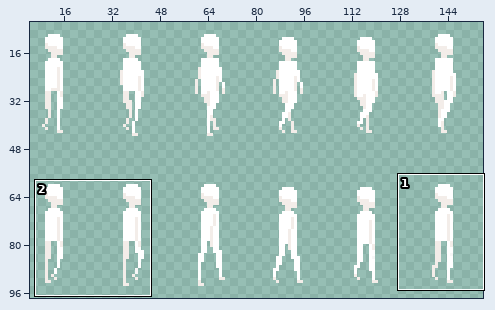
Sprite sheet -- Assets/Resources/Player/WalkAnimation/BackAngledWalk.png. The first picture is a wide view before the edit; the outline marks the close-up.
Close-up. Before:
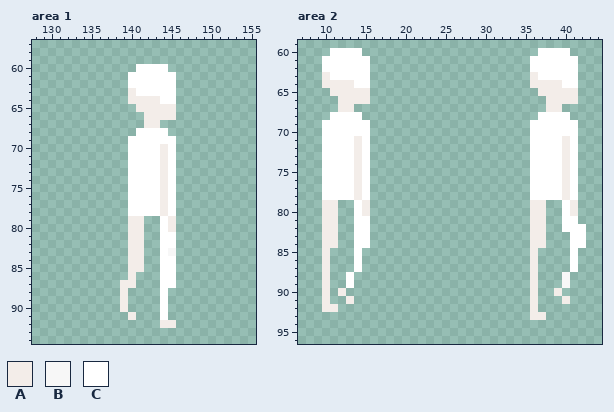
The file is 156x100 pixels. Pixels under 10% opacity are left out. Colours within 5 levels of each other are drawn and written as one. Shown: area 1: x 128..155, y 57..94; area 2: x 7..44, y 59..96. The wide view leaves out empty margins. The commit also changed other parts of the picture, which this record leaves out.
Palette (. is transparent): A #f3ede9  B #f7f7f7  C #ffffff
Pixels before, area 1, first column x 139:
60 ..CCCC.
61 .CCCCCC
62 .CCCCCC
63 .ACCCCC
64 .AAAACC
65 ..AAAAA
66 ...AAAA
67 ...AA..
68 ..CCCC.
69 .CCCCCC
70 .CCCCAC
71 .CCCCAC
72 .CCCCAC
73 .CCCCAC
74 .CCCCAC
75 .CCCCAC
76 .CCCCAC
77 .CCCCAC
78 .CCCCAC
79 .AA..CA
80 .AA..CA
81 .AA..CC
82 .AA..CC
83 .AA..CB
84 .AA..CC
85 .AA..CC
86 .A...CC
87 AA...CC
88 A....C.
89 A....C.
90 A....C.
91 .A...C.
92 .....AA
Pixels before, area 2, first column x 10:
60 .CCCC......................CCCC..
61 CCCCCC....................CCCCCC.
62 CCCCCC....................CCCCCC.
63 ACCCCC....................ACCCCC.
64 AAAACC....................AAAACC.
65 .AAAAA.....................AAAAA.
66 ..AAAA......................AAAA.
67 ..AA........................AA...
68 .CCCC......................CCCC..
69 CCCCCC....................CCCCCC.
70 CCCCCC....................CCCCCC.
71 CCCCAC....................CCCCAC.
72 CCCCAC....................CCCCAC.
73 CCCCAC....................CCCCAC.
74 CCCCAC....................CCCCAC.
75 CCCCAC....................CCCCAC.
76 CCCCAC....................CCCCAC.
77 CCCCAC....................CCCCAC.
78 CCCCAC....................CCCCAC.
79 AA..CA....................AA..CA.
80 AA..CA....................AA..CA.
81 AA..CC....................AA..CC.
82 AA..CC....................AA..CCC
83 AA..CC....................AA...CC
84 AA..CC....................AA...CC
85 A...C.....................A....C.
86 A...C.....................A....C.
87 A...C.....................A....C.
88 A..C......................A...B..
89 A..C......................A...B..
90 A.A.......................A..A...
91 A..A......................A...A..
92 AA........................A......
93 ..........................AA.....
Once edited:
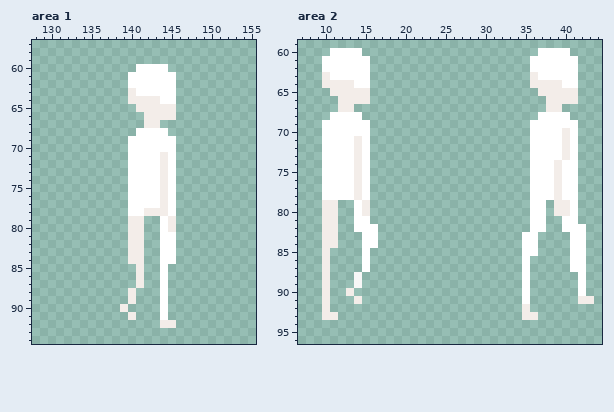
From old to new:
Area 1:
y 70: x 144 A -> C
y 78: x 142..143 CC -> AA
y 83: x 145 B -> C
y 85: x 140 A -> .; x 145 C -> .
y 86: x 140..141 A. -> .A; x 145 C -> .
y 87: x 139..141 AA. -> ..A; x 145 C -> .
y 88..89: x 139..140 A. -> .A
Area 2:
y 70: x 40 C -> A
y 74..78: x 39..40 CA -> AC
y 79..80: x 36..37 AA -> CC; x 39..41 .CA -> AAC
y 81: x 36..37 AA -> CC
y 82: x 16 . -> C; x 36..37 AA -> CC
y 83..84: x 14 C -> .; x 16 . -> C; x 35..37 .AA -> CC.
y 85: x 14..15 C. -> .C; x 35..36 .A -> CC; x 42 . -> C
y 86..87: x 14..15 C. -> .C; x 35..36 .A -> C.; x 42 . -> C
y 88..89: x 13..14 C. -> .B; x 35..36 .A -> C.; x 40 B -> .; x 42 . -> C
y 90: x 12..13 A. -> .A; x 35..36 .A -> C.; x 39 A -> .; x 42 . -> C
y 91: x 13..14 A. -> .A; x 35..36 .A -> C.; x 40 A -> .; x 42..43 .. -> AA
y 92: x 11 A -> .; x 35..36 .A -> A.
y 93: x 10..11 .. -> AA; x 35 . -> A; x 37 A -> .
Boxes around the changes in both close-ups, in picture pixels (x1, y1, x2, y2):
changed: (160, 144, 168, 152)
changed: (120, 208, 176, 304)
changed: (562, 128, 570, 136)
changed: (522, 160, 594, 320)
changed: (322, 224, 378, 320)
